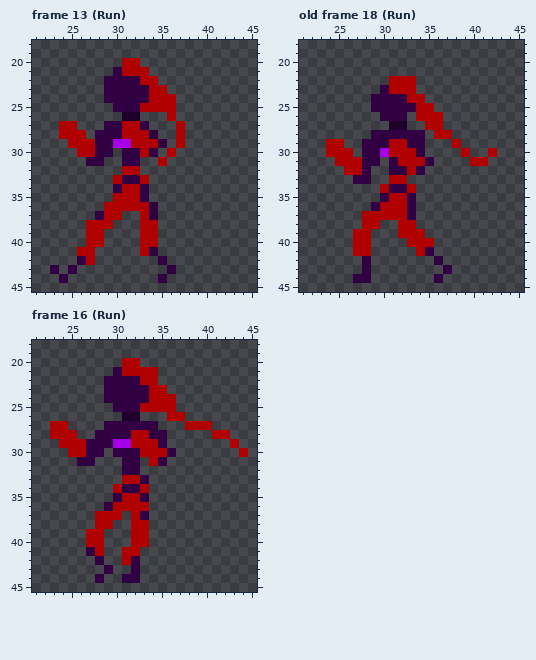
Edited in one commit: pixel-art file (Art/Characters/Lily/Lily.aseprite). The picture above was drawn from the file before the commit.
64x64 pixels, 20 frames. Shown: frame 13 (Run): x 21..45, y 18..45; old frame 18 (Run): x 21..45, y 18..45; frame 16 (Run): x 21..45, y 18..45. The commit also changed other frames, which this record leaves out.
Once edited:
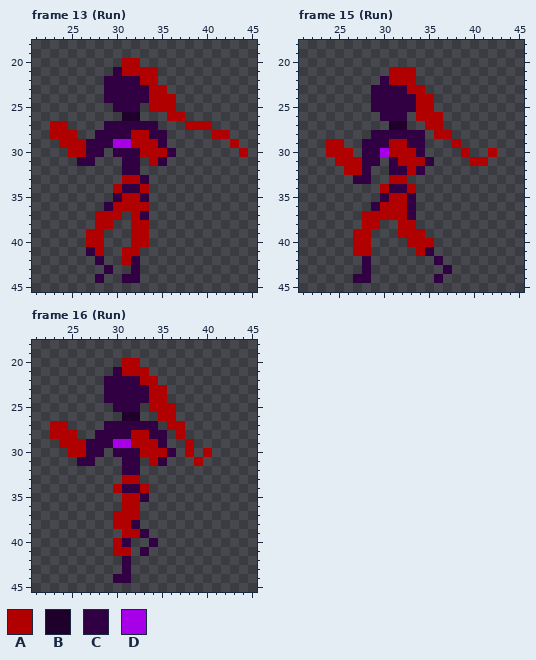
Palette (. is transparent): A #b10000  B #1e002a  C #300042  D #a700e8
A new or re-ordered frame is compared with the old frame closest to it.
Changes in this commit:
frames re-ordered
Frame 13 (Run), layer "Lily":
y 21: x 34 . -> A
y 25: x 33 A -> .
y 26: x 37 . -> A
y 27: x 23 . -> A; x 25 A -> .; x 31..32 AA -> CC; x 34 . -> C; x 37..40 A... -> .AAA
y 28: x 23 . -> A; x 26 A -> .; x 31 A -> C; x 35 . -> C; x 37 A -> .; x 41..42 .. -> AA
y 29: x 24 . -> A; x 27 A -> C; x 37 A -> .; x 43 . -> A
y 30: x 25 . -> A; x 27 A -> C; x 29..30 C. -> .C; x 34..36 C.A -> AAC; x 44 . -> A
y 31: x 26 . -> C; x 28 C -> .; x 34..35 .A -> AC
y 32: x 31..32 AA -> CC
y 33: x 30..33 ACCA -> .AAC
y 34: x 30..33 CAAC -> ACCA
y 35: x 30 A -> C
y 36: x 29 A -> C; x 34 C -> .
y 37: x 28 C -> A; x 32..34 .AC -> AC.
y 38: x 27 A -> .; x 32 . -> A; x 34 A -> .
y 39..40: x 32 . -> A; x 34 A -> .
y 41: x 26..28 AA. -> .CA; x 31..34 ..AC -> AA..
y 42: x 26..28 CA. -> ..C; x 31..32 .. -> AC; x 35 C -> .
y 43: x 23 C -> .; x 25 C -> .; x 29 . -> C; x 32 . -> C; x 36 C -> .
y 44: x 24 C -> .; x 28 . -> C; x 31..32 .. -> CC; x 35 C -> .
Frame 15 (Run) against old frame 18 (Run), layer "Lily":
y 21: x 31..33 ... -> AAA
y 22: x 30 . -> C
y 23: x 29 . -> C; x 31..32 AA -> CC; x 34 . -> A
y 24: x 33 A -> C; x 35 . -> A
Frame 16 (Run), layer "Lily":
y 21: x 34 A -> .
y 24: x 36 A -> .
y 25: x 33 A -> .
y 26: x 35 . -> A; x 37 A -> .
y 27: x 36..40 ..AAA -> AA...
y 28: x 37 . -> A; x 41..42 AA -> ..
y 29: x 38 . -> A; x 43 A -> .
y 30: x 38 . -> A; x 40 . -> A; x 44 A -> .
y 31: x 39 . -> A
y 33: x 33 C -> .
y 35: x 30 C -> .
y 36: x 29..30 CA -> ..; x 33 A -> .
y 37: x 28..29 AA -> ..; x 31 . -> A; x 33 C -> .
y 38: x 28..33 AA..AA -> ..AAC.
y 39: x 27..28 AA -> ..; x 31 . -> A; x 33 A -> C
y 40: x 27..28 AA -> ..; x 30..34 ..AA. -> AC..C
y 41: x 27..28 CA -> ..; x 30 . -> A; x 32..33 A. -> .C
y 42: x 28 C -> .; x 31..32 AC -> C.
y 43: x 29 C -> .; x 31..32 .C -> C.
y 44: x 28 C -> .; x 30 . -> C; x 32 C -> .
